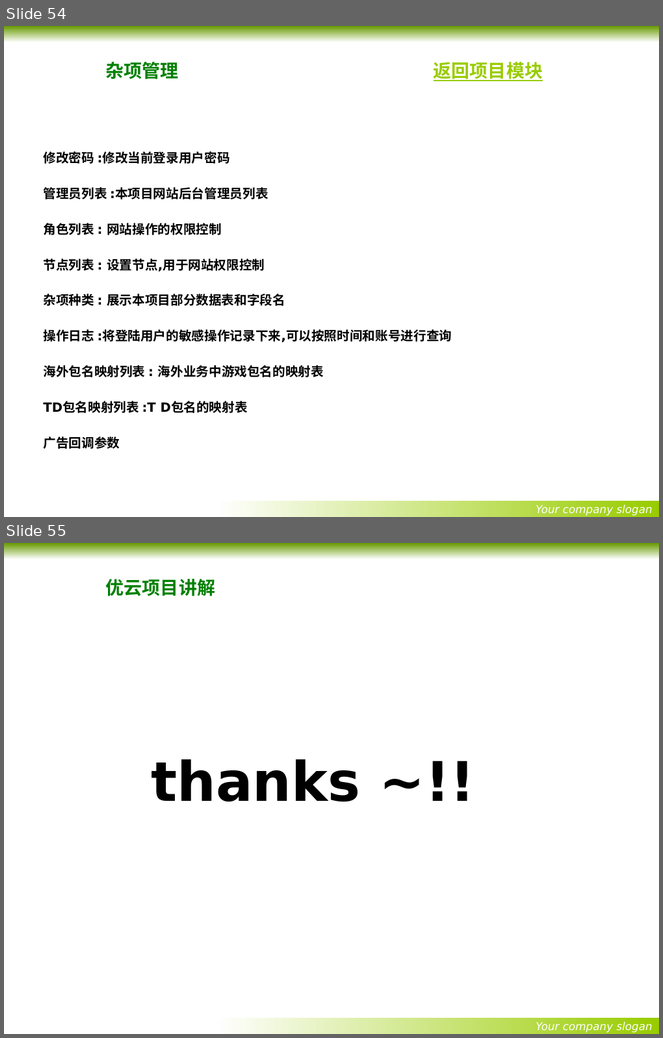
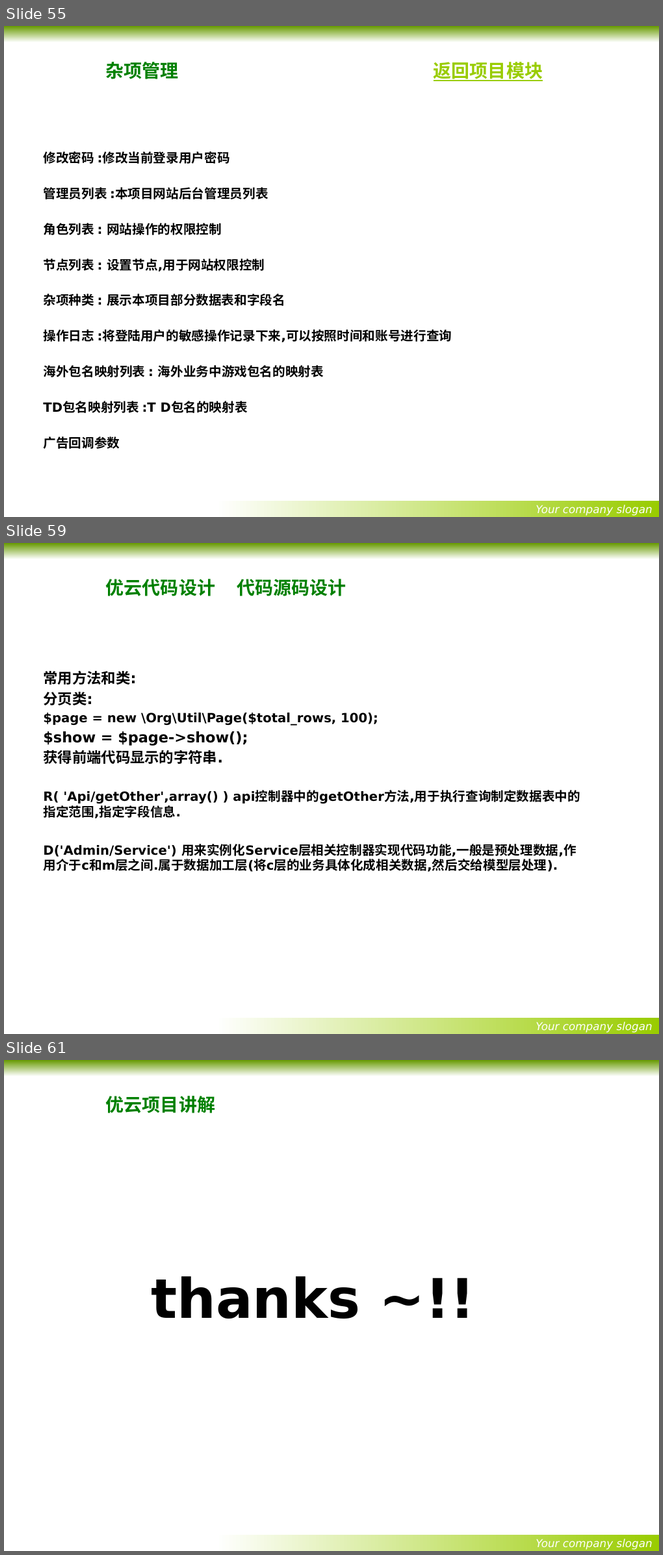
Before and after one commit to wangxiqunlucky/x-mind, a slide deck: youyun/优云项目讲解内容-最终正式版.pptx. Shown one above the other, each under a label of ours: slides 54 and 55 before the commit, slides 55, 59 and 61 after it; the slides between them are not shown. The pictures are 663x1038 and 663x1555 pixels, drawn with LibreOffice and Linux fonts; fonts in the diff are those of the drawing; background and template pictures are left out. Boxes give left, top, right and bottom in pixels: in the first picture for what was removed or moved away, otherwise in the second. Text is boxed around its words. In the diff, an @@ line names an element or a change of style, - is before the commit and + after.

```diff
--- a/youyun/优云项目讲解内容-最终正式版.pptx
+++ b/youyun/优云项目讲解内容-最终正式版.pptx
@@ slide 59 added at [4,543,659,1034], background picture (left out); not listed: 2 template elements that a slide beside it also shows @@
@@ title added at [106,579,346,596], 20 pt, text #008000, bold @@
+优云代码设计 代码源码设计
@@ text added at [43,671,581,872], 14 pt, text #000000, bold @@
+常用方法和类:
+分页类:
+$page = new \Org\Util\Page($total_rows, 100);
+$show = $page->show();
+获得前端代码显示的字符串.
+R( 'Api/getOther',array() ) api控制器中的getOther方法,用于执行查询制定数据表中的指定范围,指定字段信息.
+D('Admin/Service') 用来实例化Service层相关控制器实现代码功能,一般是预处理数据,作用介于c和m层之间.属于数据加工层(将c层的业务具体化成相关数据,然后交给模型层处理).
@@ what was slide 54 is now slide 55 @@
@@ what was slide 55 is now slide 61 @@
```
Also in this commit, not shown: 7 slides changed, 5 other slides added, 5 other files.
